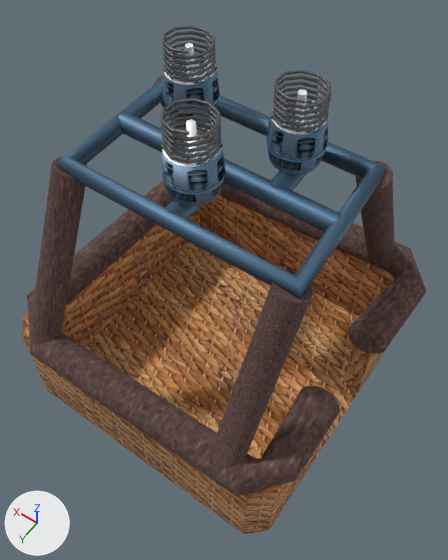
The glTF model Assets/Models/basket.glb, before and after one commit.
The view is the same before and after, from a 50 mm camera at (-1.46, 2.02, 4.2) aimed at (-0.07, 0.08, 1.15). Arrows for +X, +Y and +Z are at lower left; the lights stay in place. The older version comes first. Where no turn or scale is listed for an object, it has been applied to the vertices.
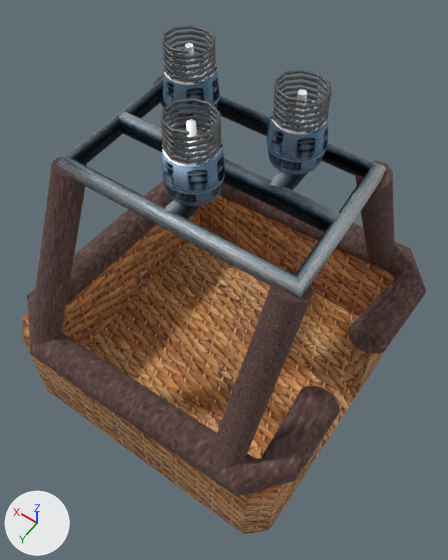
Where the change shows, as pixel boxes [x1, y1, x2, y2] in the pictures (448 x 560 px):
'Plane.001', surface changed
    both: [57, 78, 386, 299]
'Plane', surface changed
    both: [118, 112, 341, 232]
'Plane.003', surface changed
    both: [270, 171, 308, 191]
'Plane.002', surface changed
    both: [165, 181, 224, 219]
'Plane.004', surface changed
    both: [171, 122, 201, 127]

The edits, one by one:
Picture 'brushed_metal' (img_brushed_metal) is new.
In material 'Material.008' (mat_material_008), base_color is no longer (0.102, 0.184, 0.271), blue #5a778e.
In material 'Material.008' (mat_material_008), texture is now set to img_brushed_metal.
In material 'Material.008' (mat_material_008), roughness goes from 0.567 to 0.609.
